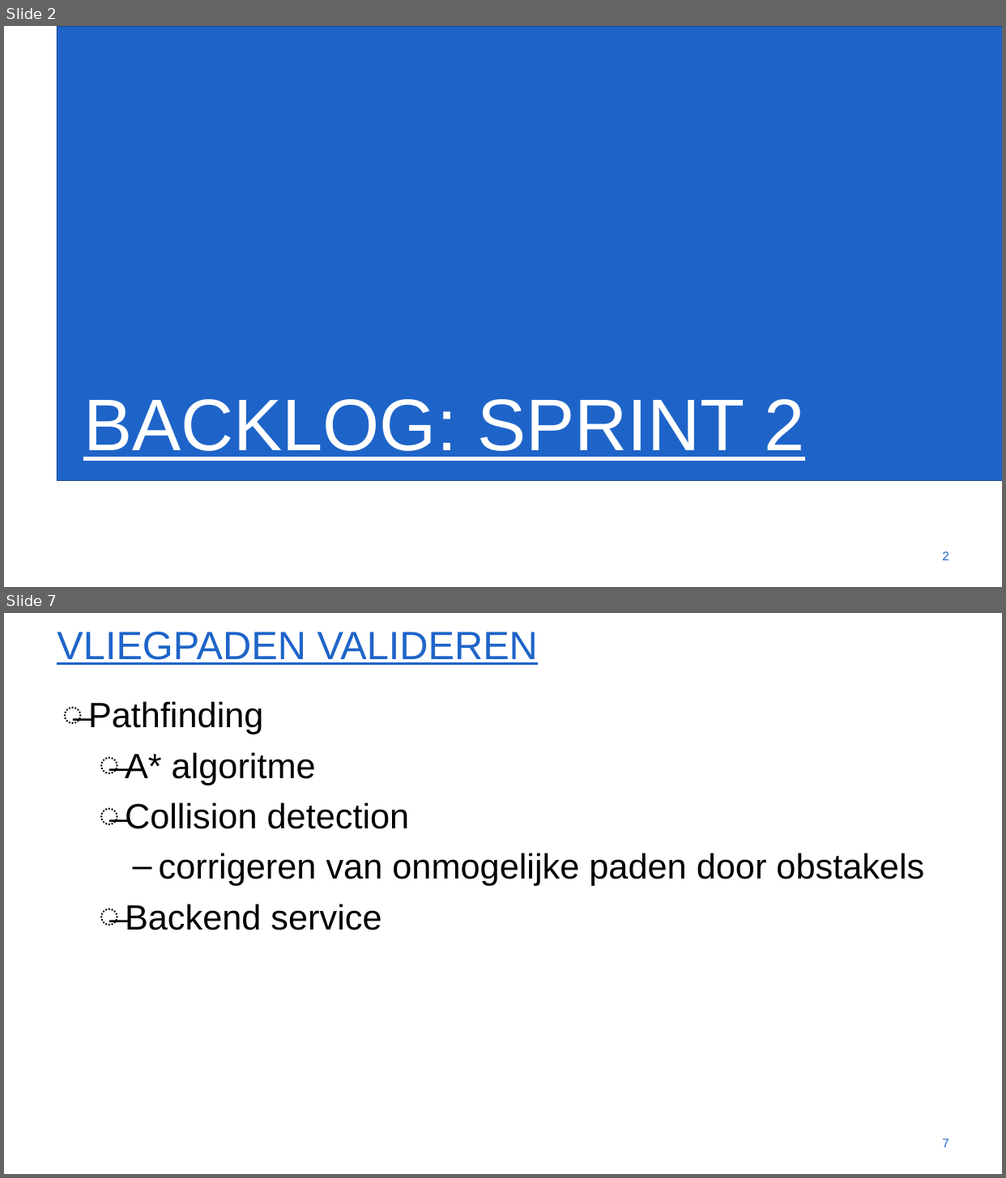
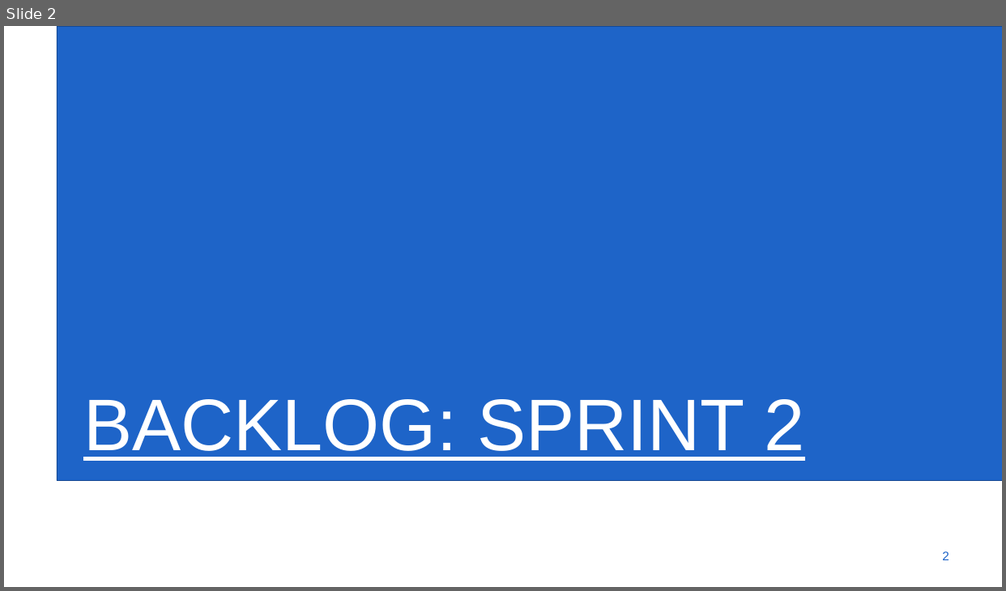
Before and after one commit to WouterStemgee/inventory-management-system-autonomous-drones, a slide deck: presentaties/PresentatieSprint2.pptx. Shown one above the other, each under a label of ours: slides 2 and 7 before the commit, slide 2 after it; the slides between them are not shown. The pictures are 1006x1178 and 1006x591 pixels, drawn with LibreOffice and Linux fonts; fonts in the diff are those of the drawing; background and template pictures are left out. Boxes give left, top, right and bottom in pixels: in the first picture for what was removed or moved away, otherwise in the second. Text is boxed around its words. In the diff, an @@ line names an element or a change of style, - is before the commit and + after.

```diff
--- a/presentaties/PresentatieSprint2.pptx
+++ b/presentaties/PresentatieSprint2.pptx
@@ slide 7 removed at [4,613,1002,1174], background #FFFFFF @@
@@ title removed at [57,632,538,665] @@
-VLIEGPADEN VALIDEREN
@@ text removed at [88,701,924,931] @@
-̶ Pathfinding
-  ̶ A* algoritme
-  ̶ Collision detection
-    ‒ corrigeren van onmogelijke paden door obstakels
-  ̶ Backend service
@@ page number removed at [942,1139,949,1148] @@
-7
```
Also in this commit, not shown: 6 slides changed, 5 slides added, 1 other slide removed, 2 other files.
